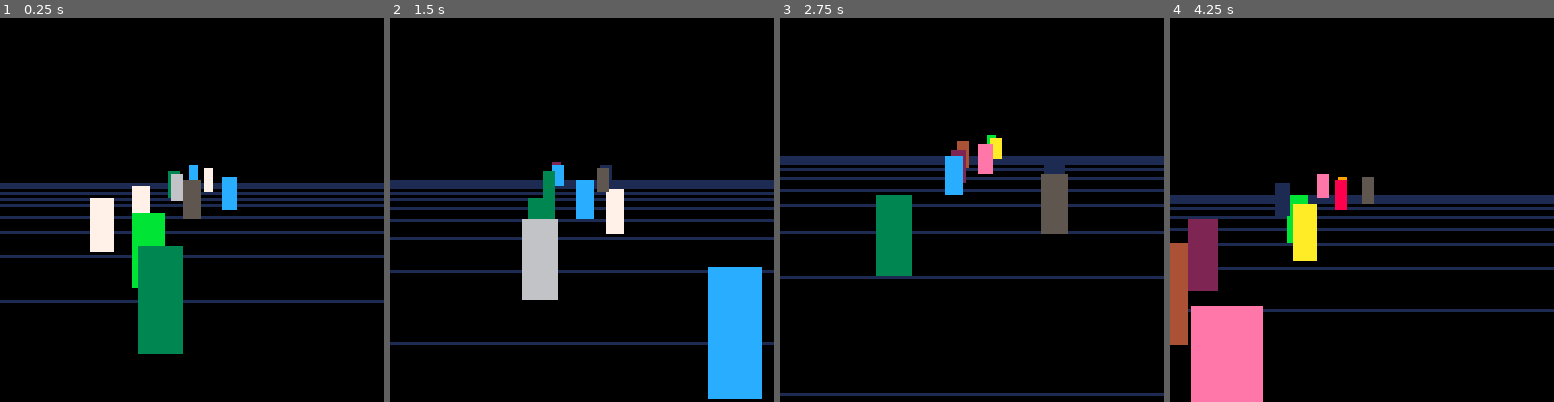
Above: before the commit, frames 1-4 (left to right).
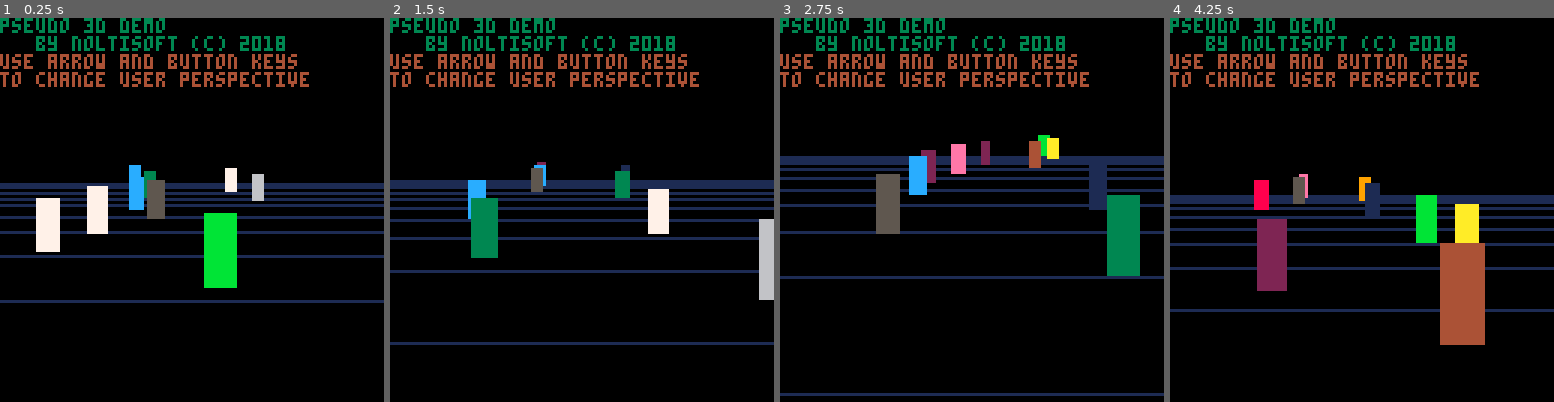
Above: after the commit, the same moments.

Repository: HNE74/pico8
Game: PICO-8 cartridge pseudo3d/pseudo3d.p8
The game is run twice, just before and just after one commit, with the same random seed, the same clock (stepped at 60 frames per second) and the same inputs.
Inputs:
- Up to frame 1 (0.25 s): no input
- Up to frame 2 (1.5 s): tap O (Z key) at 0.33, 0.7, 1.43 s; tap X (X key) at 1.07 s
- Up to frame 3 (2.75 s): hold Left 1.97-2.37 s; tap X (X key) at 2.07, 2.4, 2.73 s; tap O (Z key) at 2.22 s; hold Down from 2.42 s (still down)
- Up to frame 4 (4.25 s): release Down at 2.82 s; hold Right 2.87-3.53 s; tap X (X key) every 0.33 s from 3.07 to 4.07 s; tap O (Z key) at 3.1, 3.98 s; hold Up 3.58-4.08 s; hold Right from 4.13 s (still down)

The runs differ from the first frame. In frame 1, 14% of the frame differs, in the area x 0-81%, y 0-88%; in frame 2, 16%; in frame 3, 13%; in frame 4, 20%, in the area x 0-83%, y 0-100%.

Commit message:
comments

Diff:
--- a/pseudo3d/pseudo3d.p8
+++ b/pseudo3d/pseudo3d.p8
@@ -1,6 +1,7 @@
 pico-8 cartridge // http://www.pico-8.com
 version 16
 __lua__
+-- position of the viewers eye
 eyex=0
 eyey=-20
 eyez=-50
@@ -13,11 +14,12 @@
   init_objs()
 end
 
+-- defines rectangles as objects
 function init_objs()
   zp=-800
   for i=1,10 do
     ob={}
-    ob.x=-200+flr(rnd(400))
+    ob.x=-300+flr(rnd(600))
     ob.y=120
     ob.w=40
     ob.h=100
@@ -28,6 +30,7 @@
   end
 end
 
+-- defines surface lines
 function init_lines()
   zpos=100
   for i=1,10 do
@@ -39,19 +42,20 @@
     add(lines,l)
     zpos-=50
   end
-
-  if (btn(1)) then
-    exex+=5
-    printh("u")
-  end
-  if (btn(2)) then
-    exex-=5
-    printh("d")
-  end
 end
 
+-- draws lines for the ground surface
+-- and objects based on their 3d
+-- coordinates transformed to screen
+-- coordinates
 function _draw()
   cls()
+  color(3)
+  print("pseudo 3d demo")
+  print("   by noltisoft (c) 2018")
+  color(4)
+  print("use arrow and button keys")
+  print("to change user perspective")
   for l in all(lines) do
     left=to_screen_coord(l.xl,l.y,l.z)
     right=to_screen_coord(l.xr,l.y,l.z)
@@ -64,6 +68,8 @@
   end
 end
 
+-- transforms 3 dimensional coordinates
+-- to 2 dimensional screen coordinates
 function to_screen_coord(x,y,z)
   result={}
   xp=eyez*(x-eyex)/(eyez+z)+eyex
@@ -73,6 +79,8 @@
   return result
 end
 
+-- updates objects and surface line
+-- 3 dimensional coordinates
 function _update()
   for line in all(lines) do
     line.z+=10
@@ -81,12 +89,23 @@
   for o in all(objs) do
     o.z+=10
     if(o.z>0) then
+      -- send object to back
       o.z-=800
-      o.x=-200+flr(rnd(400))
+      o.x=-300+flr(rnd(600))
       o.clr=1+flr(rnd(14))
+
+      -- reorder object list
+      newobjs={}
+      add(newobjs,o)
+      for i=1,#objs-1 do
+        add(newobjs,objs[i])
+      end
+      objs=newobjs
     end
   end
 
+  -- allow user change of eye
+  -- coordinates
   if (btn(0)) eyex+=1
   if (btn(1)) eyex-=1
   if (btn(2)) eyey+=1
